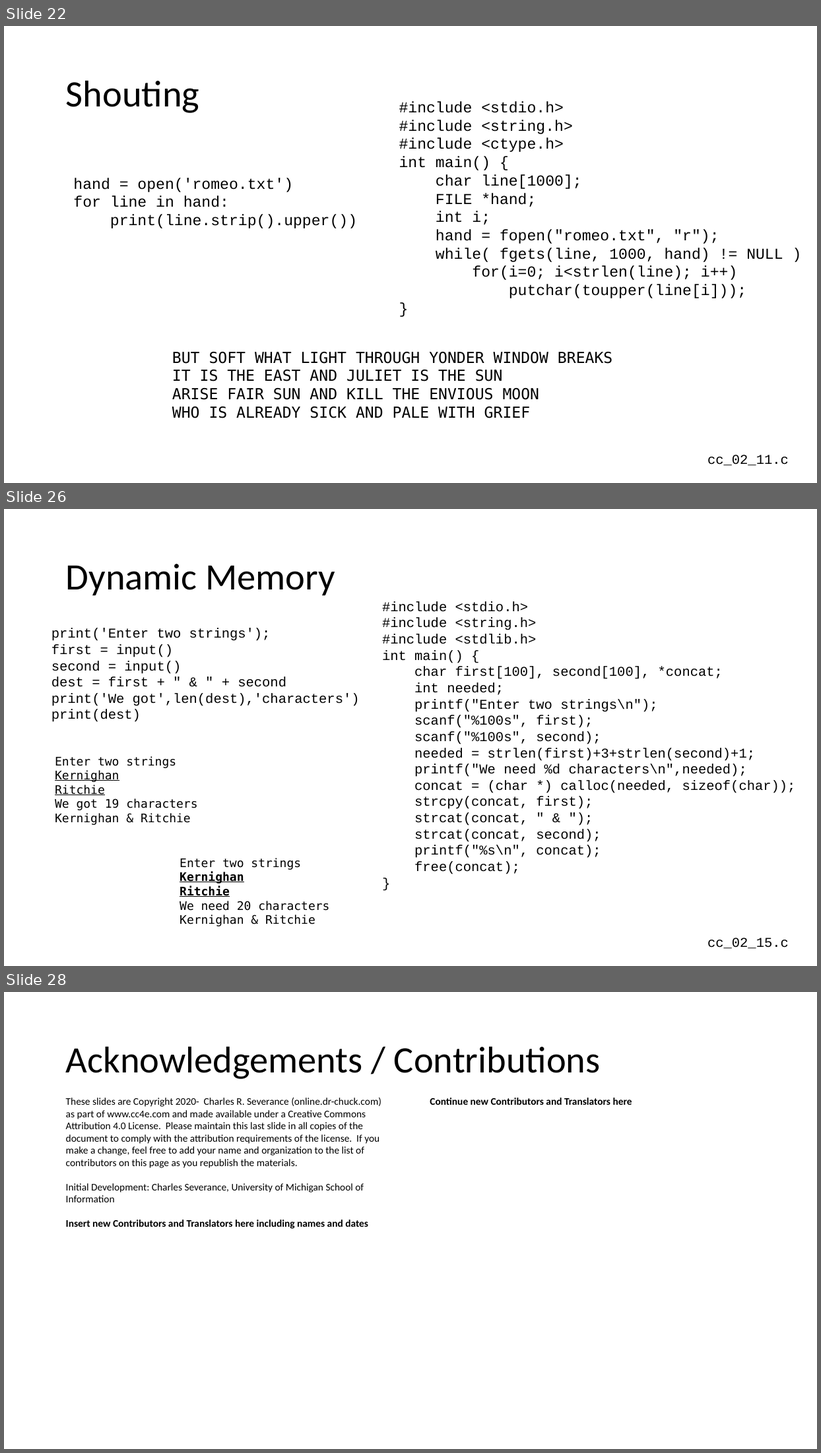
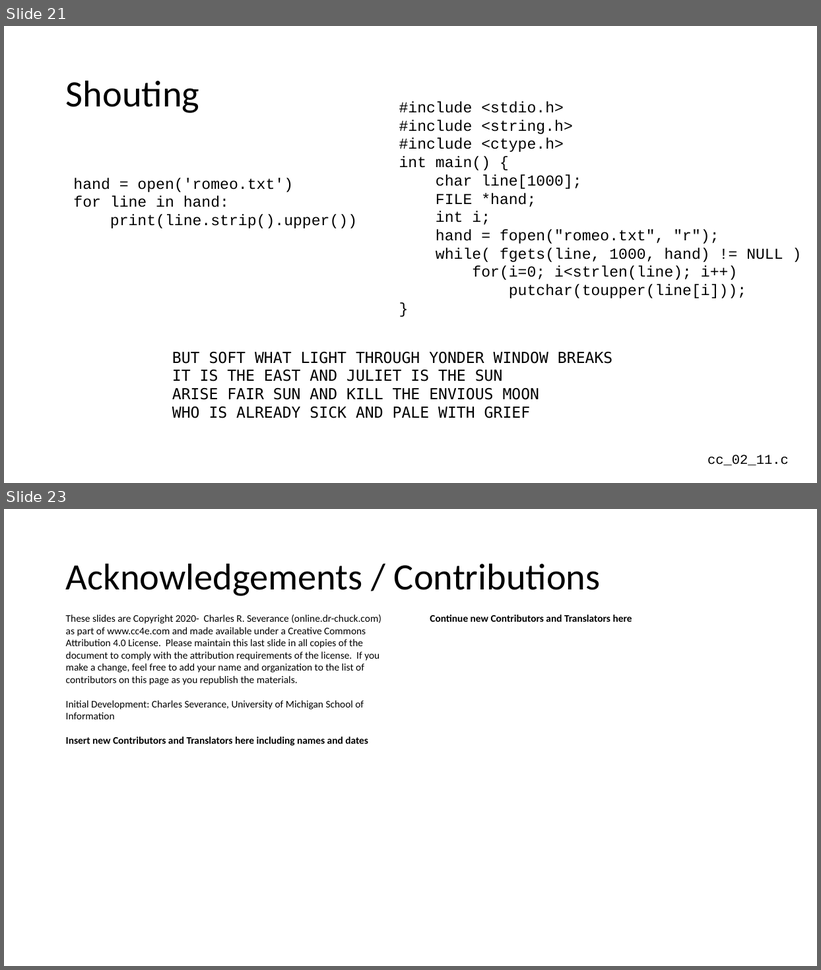
Before and after one commit to csev/cc4e, a slide deck: lectures/CC-02-Python.pptx. Shown one above the other, each under a label of ours: slides 22, 26 and 28 before the commit, slides 21 and 23 after it; the slides between them are not shown. The pictures are 821x1453 and 821x970 pixels, drawn with LibreOffice and Linux fonts; fonts in the diff are those of the drawing. Boxes give left, top, right and bottom in pixels: in the first picture for what was removed or moved away, otherwise in the second. Text is boxed around its words. In the diff, an @@ line names an element or a change of style, - is before the commit and + after.

```diff
--- a/lectures/CC-02-Python.pptx
+++ b/lectures/CC-02-Python.pptx
@@ slide 26 removed at box(4, 509, 817, 966), background #FFFFFF @@
@@ title removed at box(66, 564, 335, 595) @@
-Dynamic Memory
@@ text removed at box(382, 601, 796, 875) @@
-#include <stdio.h>
-#include <string.h>
-#include <stdlib.h>
-int main() {
-char first[100], second[100], *concat;
-int needed;
-printf("Enter two strings\n");
-scanf("%100s", first);
-scanf("%100s", second);
-needed = strlen(first)+3+strlen(second)+1;
-printf("We need %d characters\n",needed);
-concat = (char *) calloc(needed, sizeof(char));
-strcpy(concat, first);
-strcat(concat, " & ");
-strcat(concat, second);
-printf("%s\n", concat);
-free(concat);
-}
@@ text removed at box(52, 628, 360, 722) @@
-print('Enter two strings');
-first = input()
-second = input()
-dest = first + " & " + second
-print('We got',len(dest),'characters')
-print(dest)
@@ text removed at box(55, 757, 197, 825) @@
-Enter two strings
-Kernighan
-Ritchie
-We got 19 characters
-Kernighan & Ritchie
@@ text removed at box(180, 858, 329, 927) @@
-Enter two strings
-Kernighan
-Ritchie
-We need 20 characters
-Kernighan & Ritchie
@@ text removed at box(708, 938, 789, 949) @@
-cc_02_15.c
@@ what was slide 22 is now slide 21 @@
@@ what was slide 28 is now slide 23 @@
```
Also in this commit, not shown: 2 slides changed, 4 other slides removed, 5 other files.
